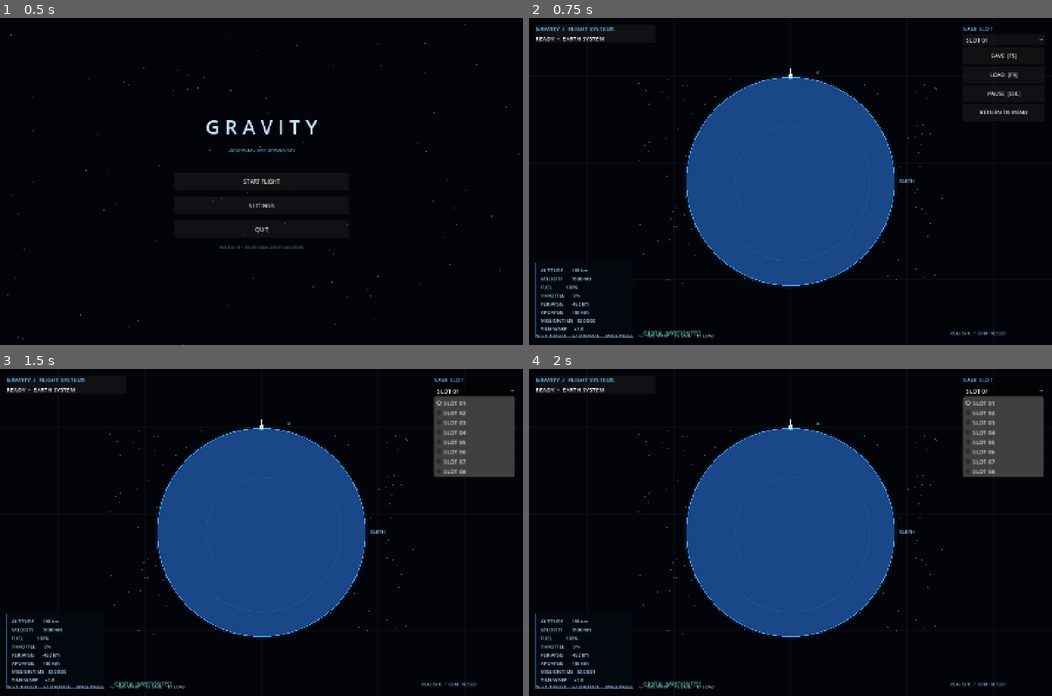
Above: before the commit, frames 1-4 (two rows, left to right).
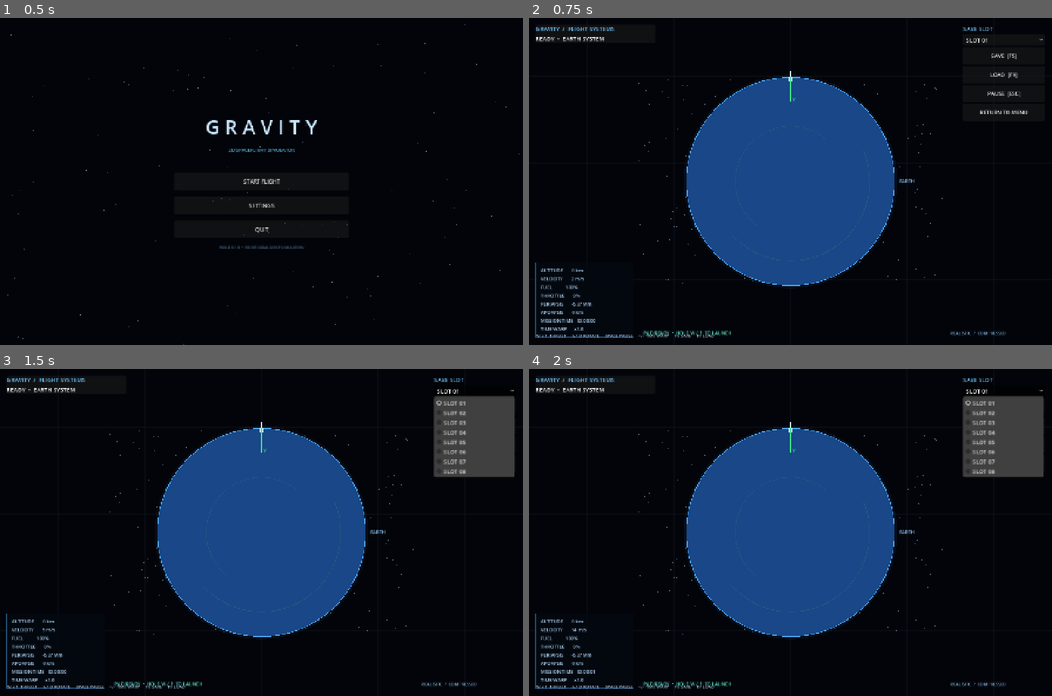
Above: after the commit, the same moments.

Repository: Blagos1195/Gravity-simulator
Game: Godot game, scene res://scenes/main.tscn
The game is run twice, just before and just after one commit, with the same random seed, the same clock (stepped at 60 frames per second) and the same inputs.
Inputs:
- Up to frame 1 (0.5 s): no input
- Up to frame 2 (0.75 s): click "START FLIGHT" at 0.5 s
- Up to frame 3 (1.5 s): click "SLOT 01" at 1.25 s
- Up to frame 4 (2 s): no input

Frame 1 is identical in both runs. In frame 2, 0.3% of the frame differs, in the area x 8-56%, y 15-98%; in frame 3, 0.3%; in frame 4, 0.3%.

Commit message:
Start flight from the launch pad

Diff:
--- a/Gravity/scripts/simulation_view.gd
+++ b/Gravity/scripts/simulation_view.gd
@@ -15,8 +15,8 @@
 var paused := false
 var sim_time := 0.0
 var time_warp := 1.0
-var rocket_position := Vector2(0, -EARTH_RADIUS - 180000.0)
-var velocity := Vector2(7600.0, 0.0)
+var rocket_position := Vector2(0, -EARTH_RADIUS - 2.0)
+var velocity := Vector2.ZERO
 var rotation_angle := 0.0
 var fuel := FUEL_CAPACITY
 var throttle := 0.0
@@ -25,7 +25,7 @@
 var trail: Array[Vector2] = []
 var trail_timer := 0.0
 var star_points: Array[Vector2] = []
-var status_message := "ORBITAL INSERTION TEST"
+var status_message := "PAD READY  •  HOLD W / ↑ TO LAUNCH"
 var orbit_path: Array[Vector2] = []
 var show_orbit := true
 var show_grid := true
